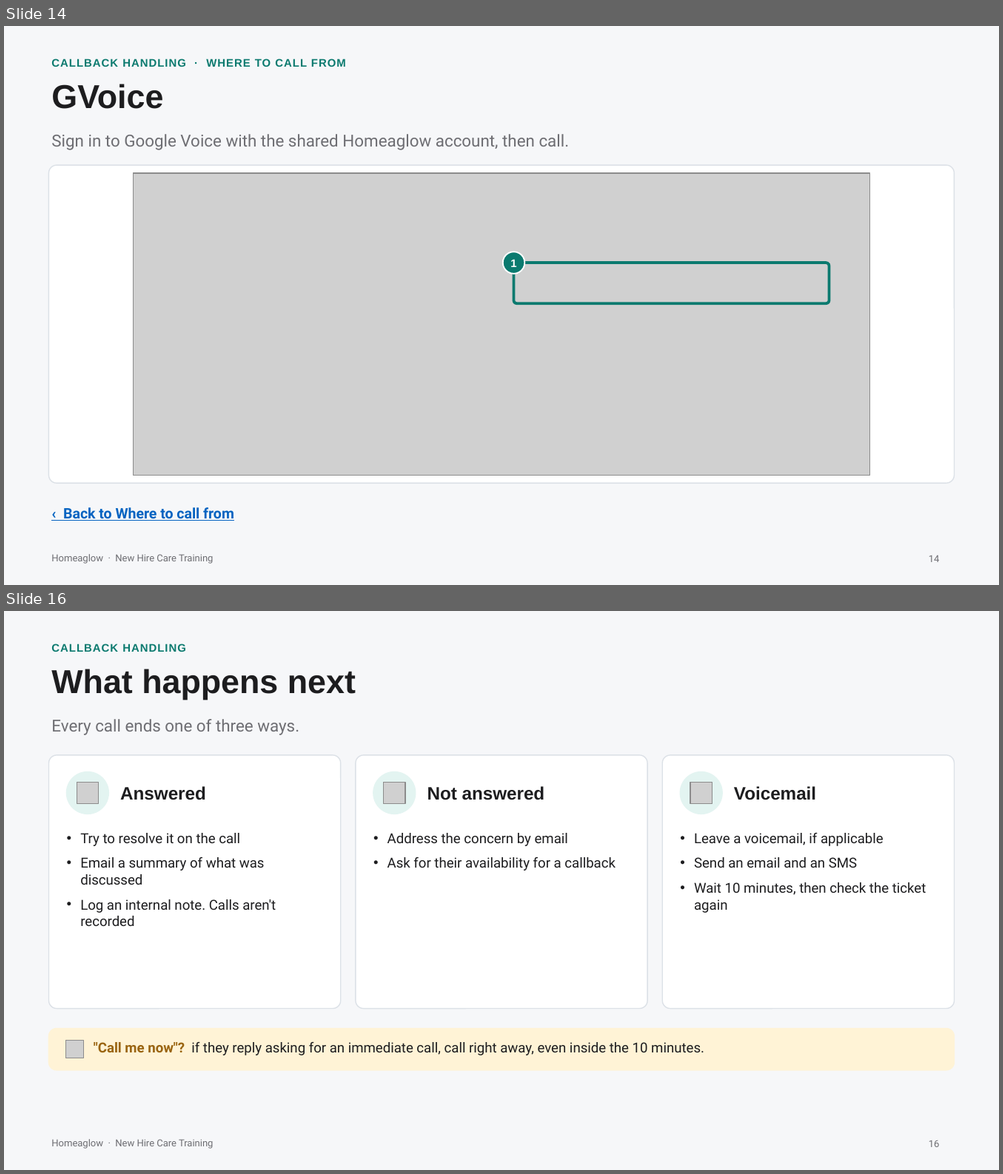
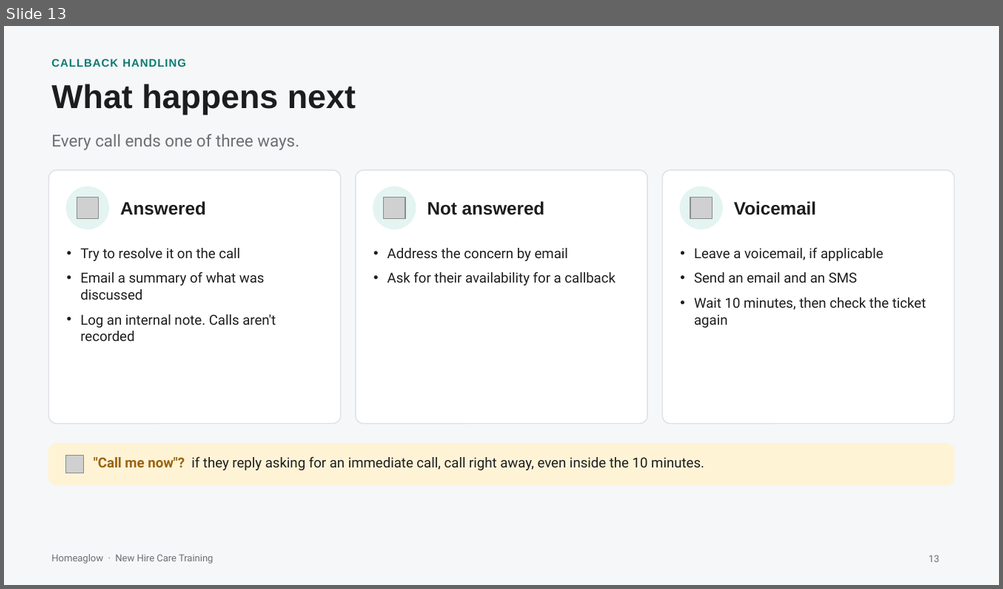
Before and after one commit to anjulimichelle/training, a slide deck: platform-mechanics/platform-operating-mechanics.pptx. Shown one above the other, each under a label of ours: slides 14 and 16 before the commit, slide 13 after it; the slides between them are not shown. The pictures are 1003x1174 and 1003x589 pixels, drawn with LibreOffice and Linux fonts; fonts in the diff are those of the drawing; grey boxes stand for pictures. Boxes give left, top, right and bottom in pixels: in the first picture for what was removed or moved away, otherwise in the second. Text is boxed around its words. In the diff, an @@ line names an element or a change of style, - is before the commit and + after.

```diff
--- a/platform-mechanics/platform-operating-mechanics.pptx
+++ b/platform-mechanics/platform-operating-mechanics.pptx
@@ slide 14 removed at box(4, 26, 999, 585), background #F6F7F9; not listed: 1 template element that a slide beside it also shows @@
@@ text removed at box(51, 59, 346, 67) @@
-CALLBACK HANDLING · WHERE TO CALL FROM
@@ text removed at box(51, 84, 163, 109) @@
-GVoice
@@ text removed at box(51, 134, 569, 150) @@
-Sign in to Google Voice with the shared Homeaglow account, then call.
@@ rounded rectangle removed at box(48, 165, 954, 483) @@
@@ picture removed at box(134, 173, 871, 475) @@
@@ ellipse removed at box(502, 252, 524, 274) @@
@@ text removed at box(510, 259, 516, 267) @@
-1
@@ rounded rectangle removed at box(513, 263, 828, 304) @@
@@ text removed at box(63, 508, 234, 521) @@
-‹ Back to Where to call from
@@ page number removed at box(928, 556, 939, 562) @@
-14
@@ what was slide 16 is now slide 13 @@
@@ page number at box(928, 555, 939, 562): text changed @@
-16
+13
```
Also in this commit, not shown: 1 slide changed, 2 other slides removed, 6 other files.
